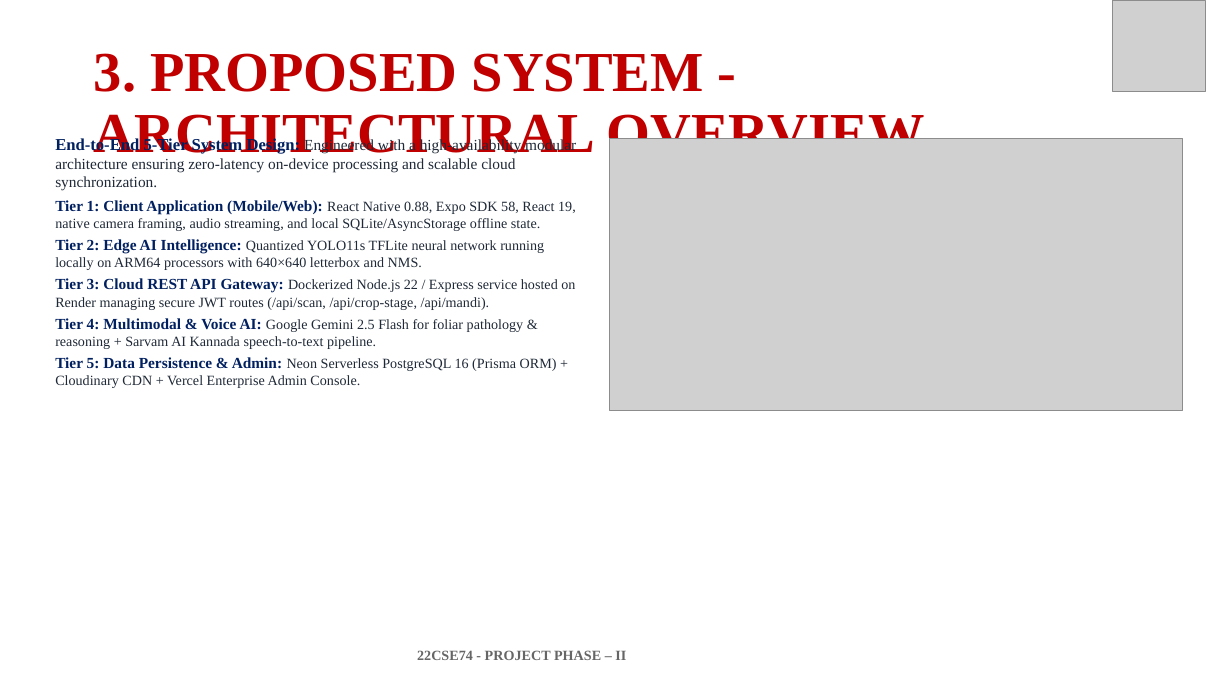
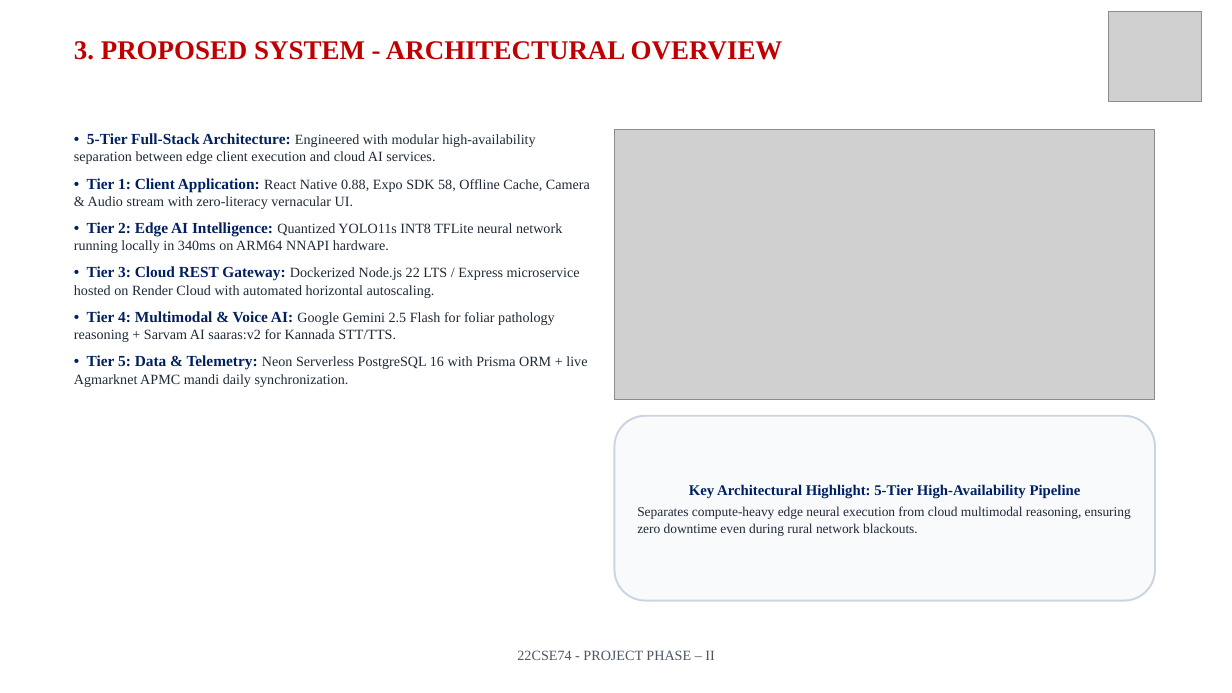
Before and after one commit to Naveenkm07/Major-Krushikadhara-figma, a slide deck: slide 6 of Project Phase-II_Review 2_ PPT Template.pptx. Drawn at 1232x693 pixels with LibreOffice and Linux fonts; fonts in the diff are those of the drawing; grey boxes stand for pictures. Boxes give left, top, right and bottom in pixels: in the first picture for what was removed or moved away, otherwise in the second. Text is boxed around its words. In the diff, an @@ line names an element or a change of style, - is before the commit and + after.

Commit message:
fix(ppt): resolve title and image overlaps, upgrade flow diagrams to ultra-HD 3000x1500 Retina quality, and polish slide layouts

```diff
--- a/Project Phase-II_Review 2_ PPT Template.pptx
+++ b/Project Phase-II_Review 2_ PPT Template.pptx
@@ picture: place and size @@
-picture at (1113, 1, 1205, 91)
+picture at (1109, 11, 1202, 102)
@@ text "3. PROPOSED SYSTEM - ARCHITECTURAL ...": place and size @@
-text "3. PROPOSED SYSTEM - ARCHITECTURAL ..." at (94, 53, 925, 163)
+text "3. PROPOSED SYSTEM - ARCHITECTURAL ..." at (74, 41, 783, 60)
@@ text "3. PROPOSED SYSTEM - ARCHITECTURAL ..." at (74, 41, 783, 60): size 44 to 21 pt; line spacing 0.9 to 1; vertical alignment middle to top @@
@@ text at (74, 133, 590, 387): text changed @@
-End-to-End 5-Tier System Design: Engineered with a high-availability modular architecture ensuring zero-latency on-device processing and scalable cloud synchronization.
-Tier 1: Client Application (Mobile/Web): React Native 0.88, Expo SDK 58, React 19, native camera framing, audio streaming, and local SQLite/AsyncStorage offline state.
-Tier 2: Edge AI Intelligence: Quantized YOLO11s TFLite neural network running locally on ARM64 processors with 640×640 letterbox and NMS.
-Tier 3: Cloud REST API Gateway: Dockerized Node.js 22 / Express service hosted on Render managing secure JWT routes (/api/scan, /api/crop-stage, /api/mandi).
-Tier 4: Multimodal & Voice AI: Google Gemini 2.5 Flash for foliar pathology & reasoning + Sarvam AI Kannada speech-to-text pipeline.
-Tier 5: Data Persistence & Admin: Neon Serverless PostgreSQL 16 (Prisma ORM) + Cloudinary CDN + Vercel Enterprise Admin Console.
+• 5-Tier Full-Stack Architecture: Engineered with modular high-availability separation between edge client execution and cloud AI services.
+• Tier 1: Client Application: React Native 0.88, Expo SDK 58, Offline Cache, Camera & Audio stream with zero-literacy vernacular UI.
+• Tier 2: Edge AI Intelligence: Quantized YOLO11s INT8 TFLite neural network running locally in 340ms on ARM64 NNAPI hardware.
+• Tier 3: Cloud REST Gateway: Dockerized Node.js 22 LTS / Express microservice hosted on Render Cloud with automated horizontal autoscaling.
+• Tier 4: Multimodal & Voice AI: Google Gemini 2.5 Flash for foliar pathology reasoning + Sarvam AI saaras:v2 for Kannada STT/TTS.
+• Tier 5: Data & Telemetry: Neon Serverless PostgreSQL 16 with Prisma ORM + live Agmarknet APMC mandi daily synchronization.
@@ picture: place and size @@
-picture at (610, 139, 1183, 410)
+picture at (615, 129, 1155, 399)
@@ rounded rectangle added at (615, 416, 1155, 601), fill #F8FAFC, outline #CBD5E1 1.5 pt, 10.5 pt, text #1F2937 @@
+Key Architectural Highlight: 5-Tier High-Availability Pipeline
+Separates compute-heavy edge neural execution from cloud multimodal reasoning, ensuring zero downtime even during rural network blackouts.
@@ text "22CSE74 - PROJECT PHASE – ..." at (517, 650, 714, 660): text colour #666666 to #4B5563, bold off; alignment left to centre @@
```
Also in this commit, not shown: 10 other slides changed, 10 slides added, 10 slides removed, 11 other files.
